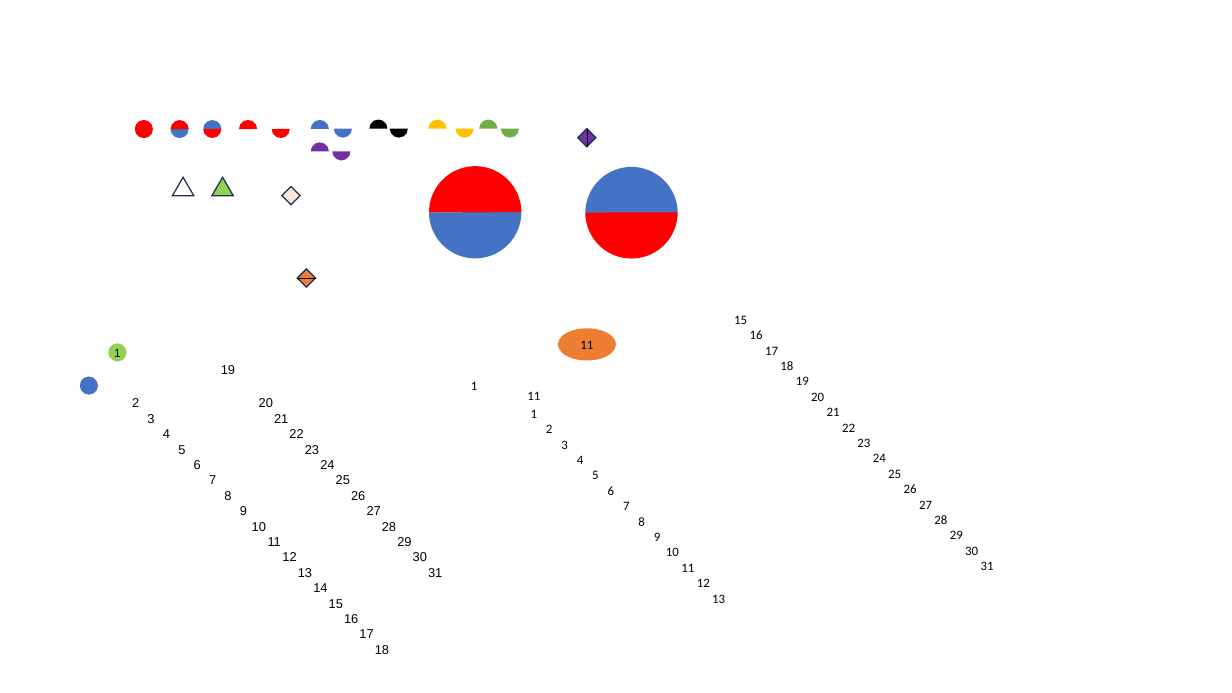
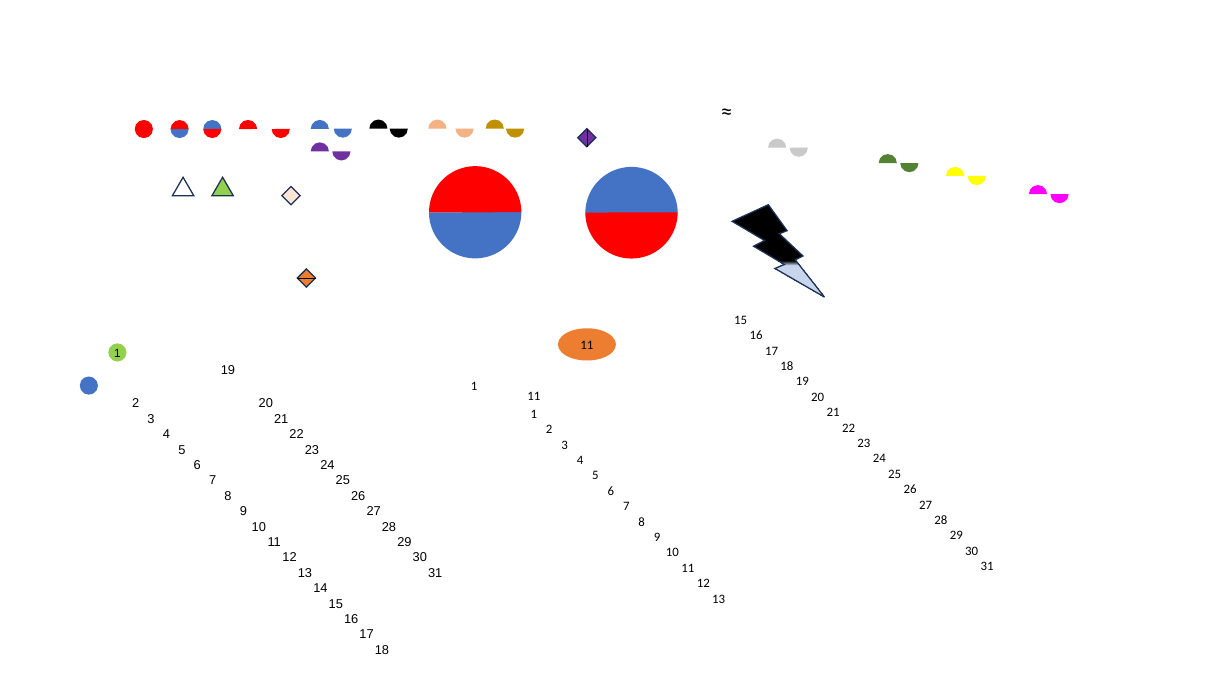
Before and after one commit to foxking0416/HuachunDailyReport2024, a slide deck: slide 1 of Python/icon製作.pptx. Drawn at 1232x693 pixels with LibreOffice and Linux fonts; fonts in the diff are those of the drawing. Boxes give left, top, right and bottom in pixels: in the first picture for what was removed or moved away, otherwise in the second. Text is boxed around its words. In the diff, an @@ line names an element or a change of style, - is before the commit and + after.

```diff
--- a/Python/icon製作.pptx
+++ b/Python/icon製作.pptx
@@ pie slice (boxed as its full ellipse) at (429,119,447,138): fill #FFC000 to #F4B183 @@
@@ pie slice (boxed as its full ellipse) at (456,119,474,138): fill #FFC000 to #F4B183 @@
@@ pie slice (boxed as its full ellipse) added at (486,119,505,138), fill #BF9000 @@
@@ pie slice (boxed as its full ellipse) added at (506,119,525,138), fill #BF9000 @@
@@ text added at (712,91,742,128), 18 pt, text #000000 @@
+≈
@@ pie slice (boxed as its full ellipse): place and size @@
-pie slice (boxed as its full ellipse) at (480,119,498,138)
+pie slice (boxed as its full ellipse) at (768,139,787,157)
@@ pie slice (boxed as its full ellipse) at (768,139,787,157): fill #70AD47 to #C9C9C9 @@
@@ pie slice (boxed as its full ellipse): place and size @@
-pie slice (boxed as its full ellipse) at (501,119,519,138)
+pie slice (boxed as its full ellipse) at (790,139,809,157)
@@ pie slice (boxed as its full ellipse) at (790,139,809,157): fill #70AD47 to #C9C9C9 @@
@@ pie slice (boxed as its full ellipse) added at (879,154,897,173), fill #548235 @@
@@ pie slice (boxed as its full ellipse) added at (900,154,919,173), fill #548235 @@
@@ pie slice (boxed as its full ellipse) added at (946,167,965,186), fill #FFFF00 @@
@@ pie slice (boxed as its full ellipse) added at (968,167,986,186), fill #FFFF00 @@
@@ lightning bolt added at (732,205,824,298), fill gradient #000000 to #C7D5ED, outline #1E3256 1 pt @@
@@ pie slice (boxed as its full ellipse) added at (1030,185,1048,203), fill #FF00FF @@
@@ pie slice (boxed as its full ellipse) added at (1051,185,1069,203), fill #FF00FF @@
```
Also in this commit, not shown: 4 other files.
